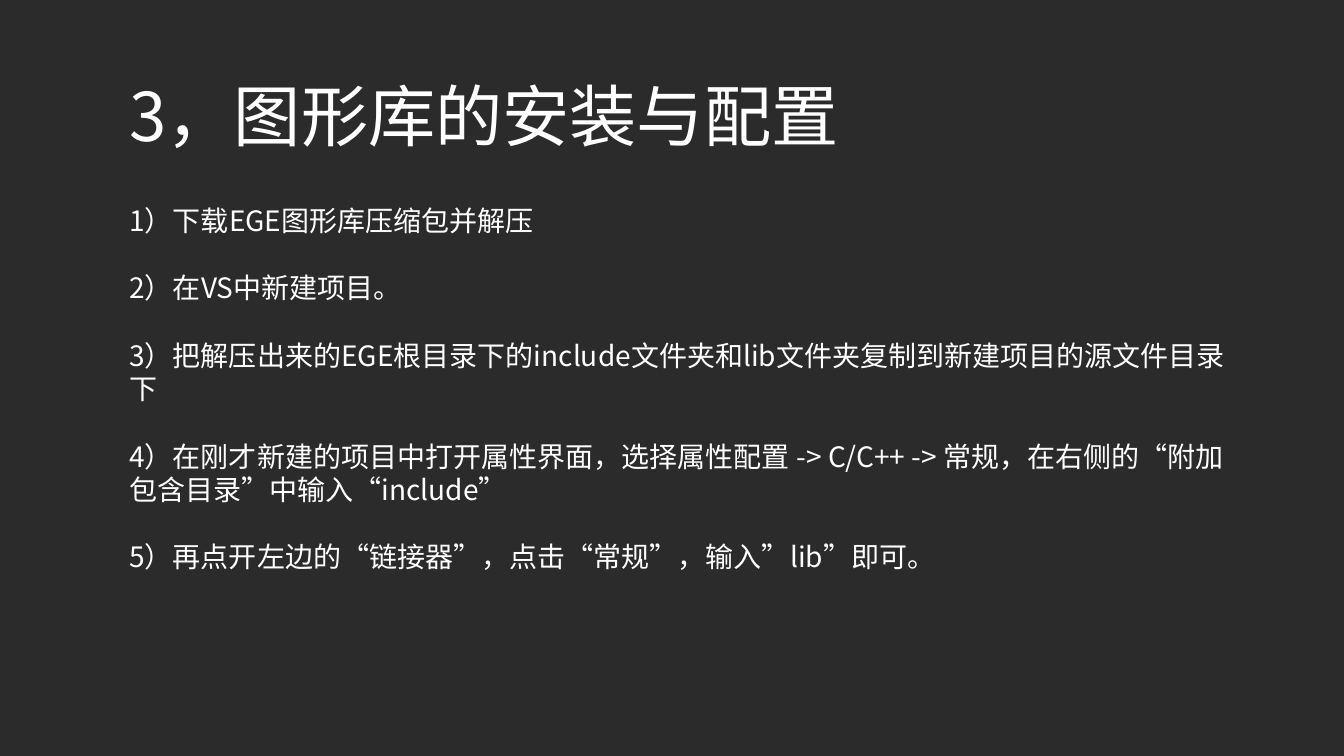
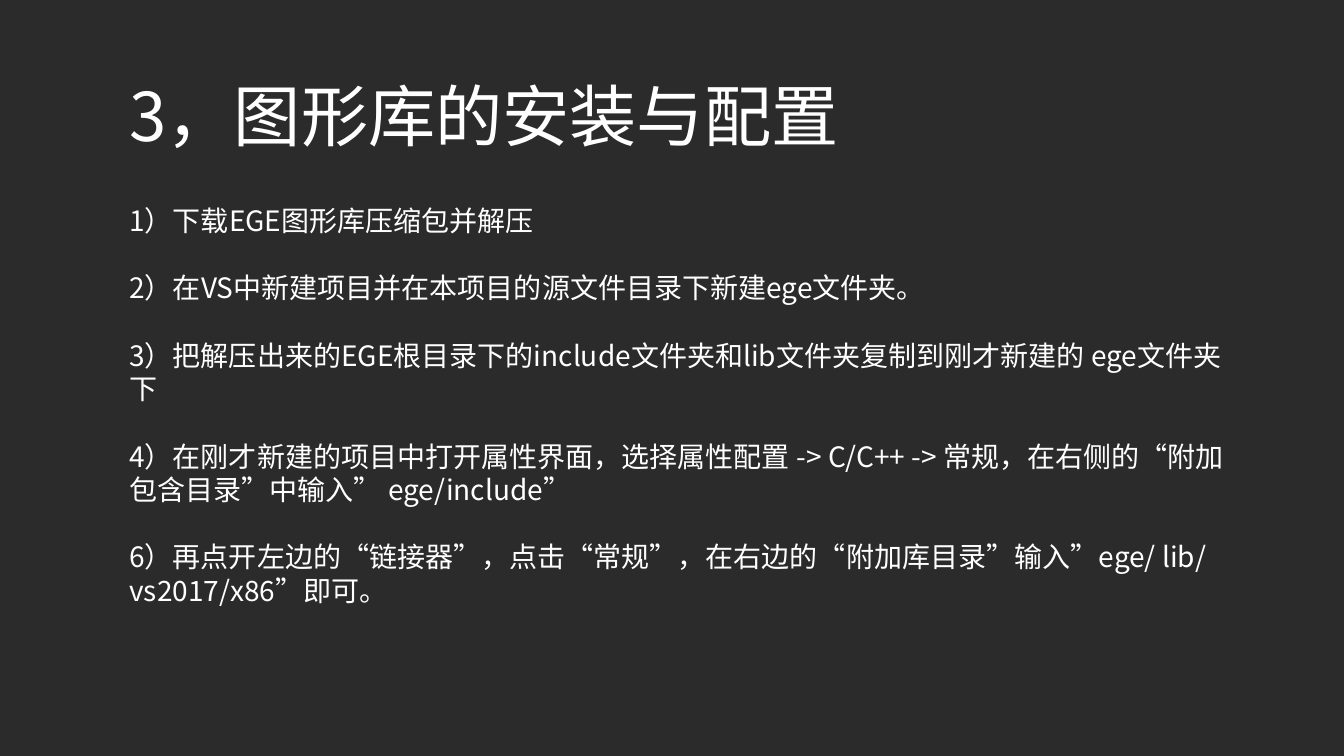
Before and after one commit to SiriYXR/SeniorCourse, a slide deck: slide 6 of doc/教学课件/拓展知识/图形库简介.pptx. Drawn at 1344x756 pixels with LibreOffice and Linux fonts; fonts in the diff are those of the drawing; background and template pictures are left out; a plain dark background stands for a picture behind light text. Boxes give left, top, right and bottom in pixels: in the first picture for what was removed or moved away, otherwise in the second. Text is boxed around its words. In the diff, an @@ line names an element or a change of style, - is before the commit and + after.

Commit message:
更新课件

```diff
--- a/doc/教学课件/拓展知识/图形库简介.pptx
+++ b/doc/教学课件/拓展知识/图形库简介.pptx
@@ text at [129,274,1224,606]: text changed @@
-2）在VS中新建项目。
-3）把解压出来的EGE根目录下的include文件夹和lib文件夹复制到新建项目的源文件目录下
-4）在刚才新建的项目中打开属性界面，选择属性配置 -> C/C++ -> 常规，在右侧的“附加包含目录”中输入“include”
-5）再点开左边的“链接器”，点击“常规”，输入”lib”即可。
+2）在VS中新建项目并在本项目的源文件目录下新建ege文件夹。
+3）把解压出来的EGE根目录下的include文件夹和lib文件夹复制到刚才新建的 ege文件夹下
+4）在刚才新建的项目中打开属性界面，选择属性配置 -> C/C++ -> 常规，在右侧的“附加包含目录”中输入” ege/include”
+6）再点开左边的“链接器”，点击“常规”，在右边的“附加库目录”输入”ege/ lib/ vs2017/x86”即可。
```
